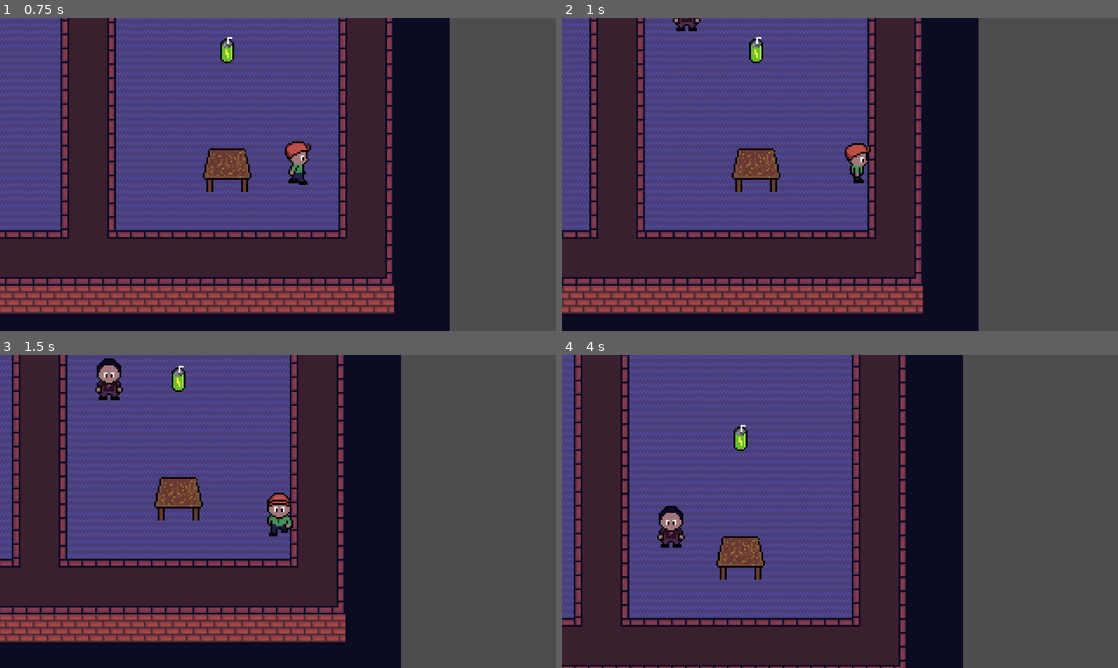
Above: before the commit, frames 1-4 (two rows, left to right).
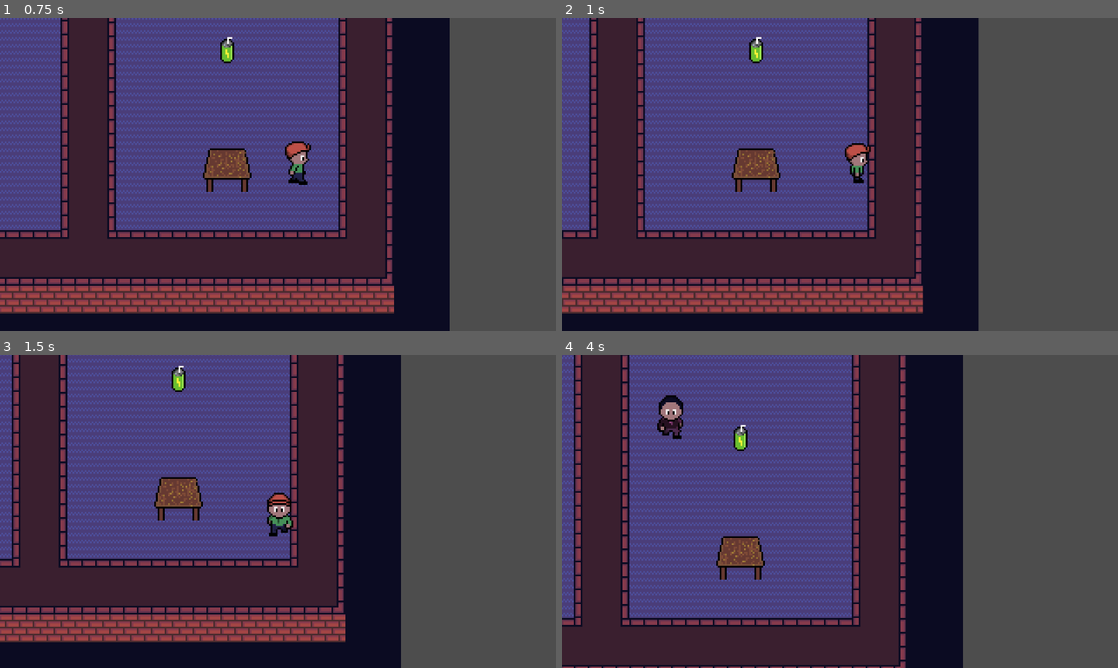
Above: after the commit, the same moments.

Repository: DankNSteinz/GWJam82
Game: Godot game, scene res://world/world.tscn
The game is run twice, just before and just after one commit, with the same random seed, the same clock (stepped at 60 frames per second) and the same inputs.
Inputs:
- Up to frame 1 (0.75 s): tap Enter at 0.5 s; hold D (move_right) from 0.53 s (still down); hold Shift (sprint) from 0.53 s (still down)
- Up to frame 2 (1 s): keep holding D (move_right); keep holding Shift (sprint)
- Up to frame 3 (1.5 s): release D (move_right) at 1.28 s; release Shift (sprint) at 1.28 s; hold S (move_down) from 1.28 s (still down); tap Shift (sprint) at 1.35 s
- Up to frame 4 (4 s): release S (move_down) at 2.03 s; hold D (move_right) 2.03-2.78 s; hold Shift (sprint) 2.03-2.78 s; hold W (move_up) 2.78-3.53 s; tap Shift (sprint) at 2.85 s; hold A (move_left) from 3.53 s (still down); hold Shift (sprint) from 3.53 s (still down)

Frame 1 is identical in both runs. In frame 2, 0.2% of the frame differs, in the area x 19-25%, y 0-5%; in frame 3, 0.5%; in frame 4, 1.1%, in the area x 17-23%, y 12-62%.

Commit message:
added music, improved npc movement and added npc player detection

Diff:
--- a/gwjam82/npc/npc.gd
+++ b/gwjam82/npc/npc.gd
@@ -1,6 +1,6 @@
 extends CharacterBody2D
 
-const SPEED = 0.01
+const SPEED =1250
 
 var target_pos = null
 var target_pos_list = []
@@ -8,6 +8,10 @@
 
 @onready var route = $route
 @onready var sprites = $human_sprites
+@onready var animationTree = $human_sprites/anim_tree
+@onready var animationState = animationTree.get("parameters/playback")
+@onready var player_detection = $player_detection
+@onready var raycast = $raycast
 
 func _ready():
 	set_sprites()
@@ -25,10 +29,23 @@
 	sprites.set_body([1,2,3].pick_random())
 	sprites.set_legs([1,2].pick_random())
 
-
-func _physics_process(_delta):
+func _physics_process(delta):
 	if target_pos:
-		global_position = lerp(global_position, target_pos, SPEED)
+		var vec = Vector2(target_pos - global_position).normalized()
+		velocity = vec * SPEED * delta
 		if global_position.snapped(Vector2(20,20)) == target_pos.snapped(Vector2(20,20)):
 			target_pos_index = (target_pos_index + 1) % target_pos_list.size()
 			target_pos = target_pos_list[target_pos_index]
+		animationTree.set("parameters/idle/blend_position", vec)
+		animationTree.set("parameters/walk/blend_position", vec)
+		animationState.travel("walk")
+		player_detection.rotation = vec.angle() - 1.57
+		move_and_slide()
+
+func _on_near_area_body_entered(body):
+	if body.is_in_group("player"):
+		raycast.enabled = true
+		raycast.target_position = body.global_position - global_position
+		raycast.force_raycast_update()
+		if raycast.get_collider() == body:
+			body.player_caught()
--- a/gwjam82/npc/npc.tscn
+++ b/gwjam82/npc/npc.tscn
@@ -17,3 +17,16 @@
 shape = SubResource("CircleShape2D_nhy3c")
 
 [node name="route" type="Node2D" parent="."]
+
+[node name="raycast" type="RayCast2D" parent="."]
+enabled = false
+
+[node name="player_detection" type="Node2D" parent="."]
+
+[node name="area" type="Area2D" parent="player_detection"]
+collision_layer = 0
+
+[node name="collider" type="CollisionPolygon2D" parent="player_detection/area"]
+polygon = PackedVector2Array(-16, -8, -8, -16, 8, -16, 16, -8, 64, 64, -64, 64)
+
+[connection signal="body_entered" from="player_detection/area" to="." method="_on_near_area_body_entered"]
--- a/gwjam82/player/player.gd
+++ b/gwjam82/player/player.gd
@@ -63,6 +63,12 @@
 	sprites.visible = false
 	print("dead")
 
+func player_caught():
+	is_caught = true
+	animationTree.set("parameters/idle/blend_position", Vector2.DOWN)
+	animationState.travel("idle")
+	print("caught")
+
 func _on_item_detection_area_entered(area):
 	if area.get_parent().is_in_group("energy_drink"):
 		area.get_parent().queue_free()
--- a/gwjam82/player/player.tscn
+++ b/gwjam82/player/player.tscn
@@ -8,7 +8,7 @@
 
 [sub_resource type="CircleShape2D" id="CircleShape2D_g1dw6"]
 
-[node name="player" type="CharacterBody2D"]
+[node name="player" type="CharacterBody2D" groups=["player"]]
 y_sort_enabled = true
 script = ExtResource("1_rkbax")
 
--- a/gwjam82/project.godot
+++ b/gwjam82/project.godot
@@ -25,6 +25,7 @@
 [global_group]
 
 energy_drink=""
+player=""
 
 [input]
 
--- a/gwjam82/world/world.tscn
+++ b/gwjam82/world/world.tscn
@@ -1,6 +1,7 @@
-[gd_scene load_steps=22 format=4 uid="uid://b7qq7n40wg2xv"]
+[gd_scene load_steps=23 format=4 uid="uid://b7qq7n40wg2xv"]
 
 [ext_resource type="PackedScene" uid="uid://c5l6c4y8v0t2h" path="res://player/player.tscn" id="1_6xmxd"]
+[ext_resource type="AudioStream" uid="uid://cvh0an5cnkv23" path="res://world/bg_music.mp3" id="1_h8lre"]
 [ext_resource type="Texture2D" uid="uid://rsph186rbqq6" path="res://world/floor_tiles.png" id="1_tcf2h"]
 [ext_resource type="Texture2D" uid="uid://csmpbq6cvwh4n" path="res://world/grass_tiles.png" id="2_4717r"]
 [ext_resource type="Texture2D" uid="uid://bpe78w4h5fwcq" path="res://world/brick_wall.png" id="3_mmdvd"]
@@ -758,6 +759,10 @@
 [node name="world" type="Node2D"]
 y_sort_enabled = true
 
+[node name="bg_music" type="AudioStreamPlayer" parent="."]
+stream = ExtResource("1_h8lre")
+autoplay = true
+
 [node name="floors" type="TileMapLayer" parent="."]
 tile_map_data = PackedByteArray("AADt//v/AAADAAAAAADt//z/AAADAAAAAADt//3/AAADAAAAAADt//7/AAADAAAAAADt////AAADAAAAAADt/w …(61488 unchanged characters)…
 tile_set = SubResource("TileSet_h5o24")
@@ -955,3 +960,4 @@
 position = Vector2(400, 520)
 
 [editable path="npc"]
+[editable path="npc/human_sprites"]
Not shown, added: gwjam82/world/bg_music.mp3.import
Not shown, added: gwjam82/world/bg_music.mp3
